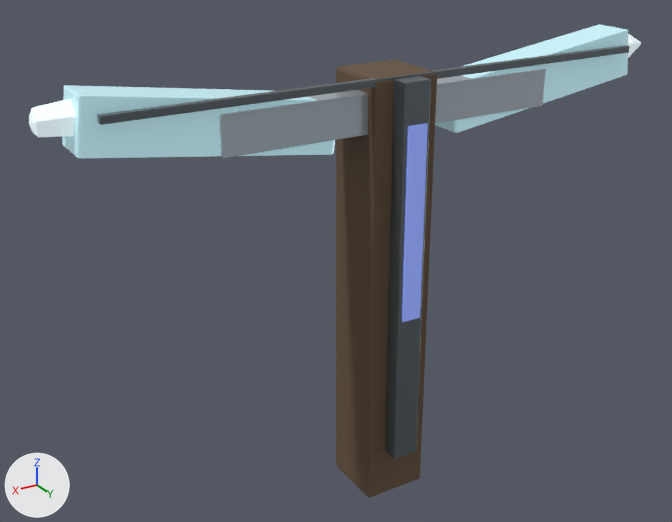
Two versions of the Blender file assets/models/source/crystal-weapon-crossbow.blend, one commit apart.
One viewpoint serves both versions: a 50 mm lens placed at (1.287, 1.906, 1.02), pointed at (0.1, -0.073, 0.031). Every picture has the same lights, and +X, +Y and +Z are marked at lower left. The picture after the commit comes second.

Objects in the first picture: 'bowstring', 'left-limb', 'left-tip', 'prism-track', 'prod-core', 'right-limb', 'right-tip', 'stock', 'stock-spine'.
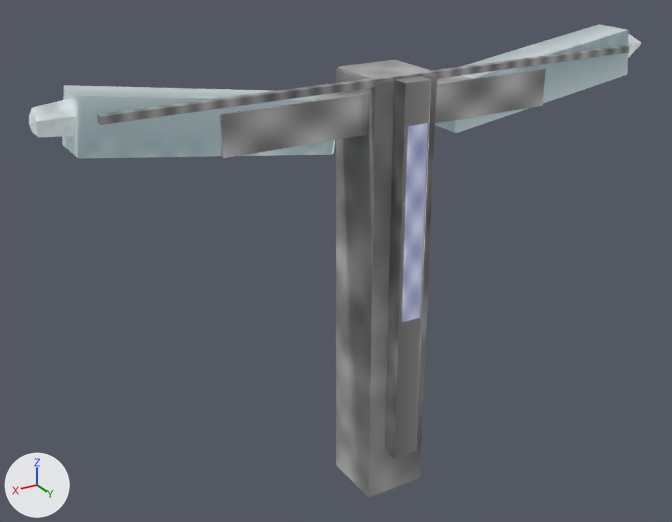
Patch to the scene script:
```diff
--- a/assets/models/source/crystal-weapon-crossbow.blend.py
+++ b/assets/models/source/crystal-weapon-crossbow.blend.py
@@ me_stock @@
 me_stock.from_pydata(...)  # 8 vertices, 12 faces; spans x -0.09..0.09, y -0.09..0.09, z -0.6..0.6
-me_stock.materials.append(mat_magenheim_crystal_weapon_crystal_weapon_crossbow_grip)  # brown #65503c
+me_stock.materials.append(mat_magenheim_crystal_weapon_crystal_weapon_crossbow_grip_stone)  # picture img_creature_stone
@@ me_stock_spine @@
 me_stock_spine.from_pydata(...)  # 8 vertices, 12 faces; spans x -0.038..0.038, y -0.028..0.028, z -0.525..0.525
-me_stock_spine.materials.append(mat_magenheim_crystal_weapon_crystal_weapon_crossbow_blackmetal)  # grey #6f797e
+me_stock_spine.materials.append(mat_magenheim_crystal_weapon_crystal_weapon_crossbow_blackmetal_carapace)  # picture img_creature_carapace
@@ me_prod_core @@
 me_prod_core.from_pydata(...)  # 8 vertices, 12 faces; spans x -0.475..0.475, y -0.06..0.06, z -0.05..0.05
-me_prod_core.materials.append(mat_magenheim_crystal_weapon_crystal_weapon_crossbow_silver)  # pale blue #c5d3dd
+me_prod_core.materials.append(mat_magenheim_crystal_weapon_crystal_weapon_crossbow_silver_crystal)  # picture img_creature_crystal
@@ me_left_limb @@
 me_left_limb.from_pydata(...)  # 8 vertices, 12 faces; spans x -0.316..0.316, y -0.055..0.055, z -0.108..0.108
-me_left_limb.materials.append(mat_magenheim_crystal_weapon_crystal_weapon_crossbow_crystal)  # cyan #c4eff8, glowing greyish cyan #718b91
+me_left_limb.materials.append(mat_magenheim_crystal_weapon_crystal_weapon_crossbow_crystal_carapace)  # picture img_creature_carapace, glowing greyish cyan #718b91
@@ me_right_limb @@
 me_right_limb.from_pydata(...)  # 8 vertices, 12 faces; spans x -0.316..0.316, y -0.055..0.055, z -0.108..0.108
-me_right_limb.materials.append(mat_magenheim_crystal_weapon_crystal_weapon_crossbow_crystal)  # cyan #c4eff8, glowing greyish cyan #718b91
+me_right_limb.materials.append(mat_magenheim_crystal_weapon_crystal_weapon_crossbow_crystal_carapace)  # picture img_creature_carapace, glowing greyish cyan #718b91
@@ me_left_tip @@
 me_left_tip.from_pydata(...)  # 12 vertices, 20 faces; spans x -0.106..0.106, y -0.043..0.043, z -0.041..0.041
-me_left_tip.materials.append(mat_magenheim_crystal_weapon_crystal_weapon_crossbow_crystal_bright)  # white #ecfcff, glowing grey #adb9bc
+me_left_tip.materials.append(mat_magenheim_crystal_weapon_crystal_weapon_crossbow_crystal_bright_stone)  # picture img_creature_stone, glowing grey #adb9bc
@@ me_right_tip @@
 me_right_tip.from_pydata(...)  # 12 vertices, 20 faces; spans x -0.106..0.106, y -0.043..0.043, z -0.041..0.041
-me_right_tip.materials.append(mat_magenheim_crystal_weapon_crystal_weapon_crossbow_crystal_bright)  # white #ecfcff, glowing grey #adb9bc
+me_right_tip.materials.append(mat_magenheim_crystal_weapon_crystal_weapon_crossbow_crystal_bright_stone)  # picture img_creature_stone, glowing grey #adb9bc
@@ me_bowstring @@
 me_bowstring.from_pydata(...)  # 8 vertices, 12 faces; spans x -0.75..0.75, y -0.01..0.01, z -0.01..0.01
-me_bowstring.materials.append(mat_magenheim_crystal_weapon_crystal_weapon_crossbow_blackmetal)  # grey #6f797e
+me_bowstring.materials.append(mat_magenheim_crystal_weapon_crystal_weapon_crossbow_blackmetal_metal)  # picture img_creature_metal
@@ me_prism_track @@
 me_prism_track.from_pydata(...)  # 8 vertices, 12 faces; spans x -0.027..0.027, y -0.013..0.013, z -0.26..0.26
-me_prism_track.materials.append(mat_magenheim_crystal_weapon_crystal_weapon_crossbow_rainbow_5)  # blue #95aaff, glowing blue #5a679e
+me_prism_track.materials.append(mat_magenheim_crystal_weapon_crystal_weapon_crossbow_rainbow_5_crystal)  # picture img_creature_crystal, glowing blue #5a679e
```

Where the change shows, as pixel boxes (x1, y1, x2, y2) in the pictures (672 x 522 px):
'stock', recoloured (brown to grey): (336, 60, 437, 498) in both
'prod-core', recoloured: (219, 69, 546, 158) in both
'right-limb', recoloured (cyan to grey): (62, 85, 335, 159) in both
'stock-spine', recoloured (lighter): (385, 76, 431, 459) in both
'left-limb', recoloured: (435, 24, 629, 133) in both
'bowstring', recoloured: (97, 45, 630, 125) in both
'prism-track', recoloured: (402, 123, 428, 322) in both
'right-tip', recoloured: (29, 99, 76, 137) in both
'left-tip', recoloured: (628, 34, 641, 58) in both
